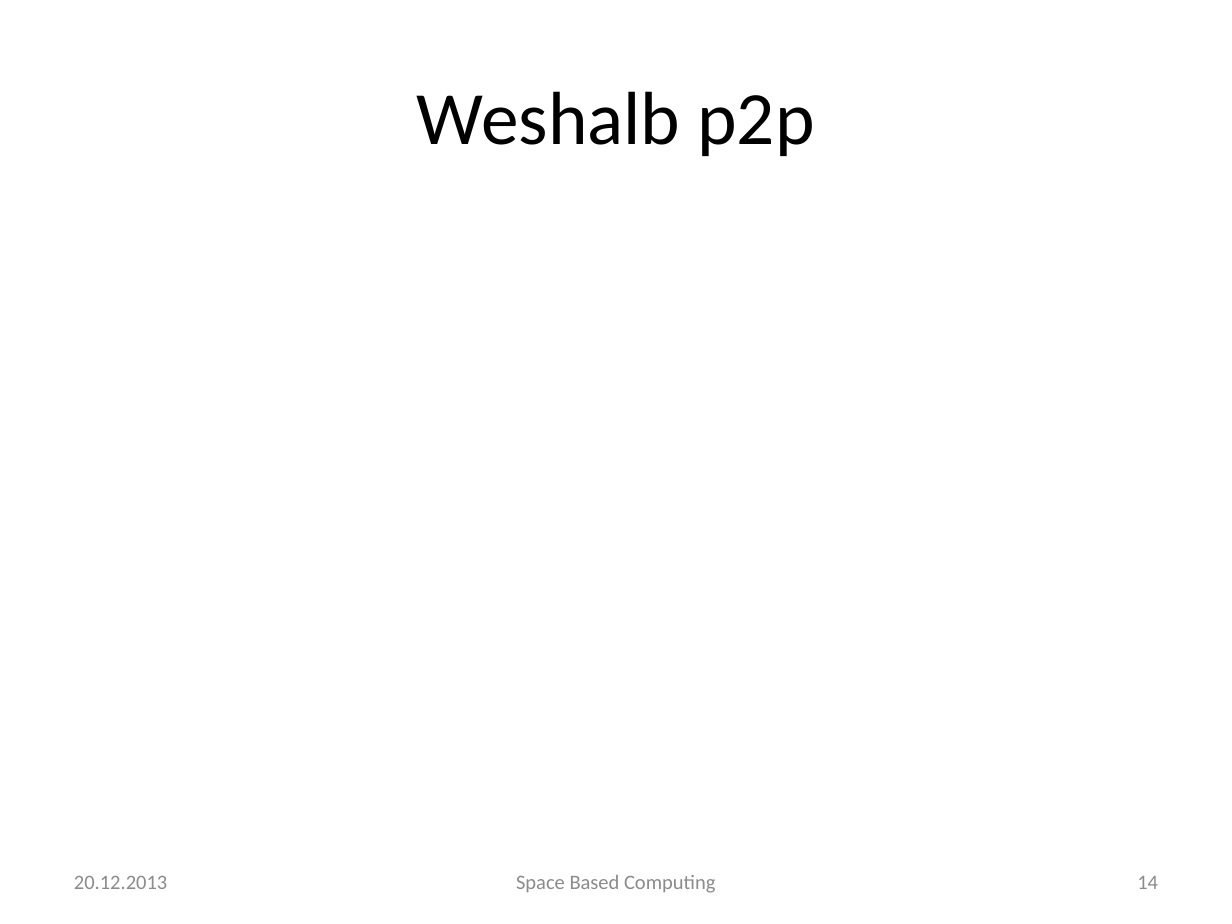
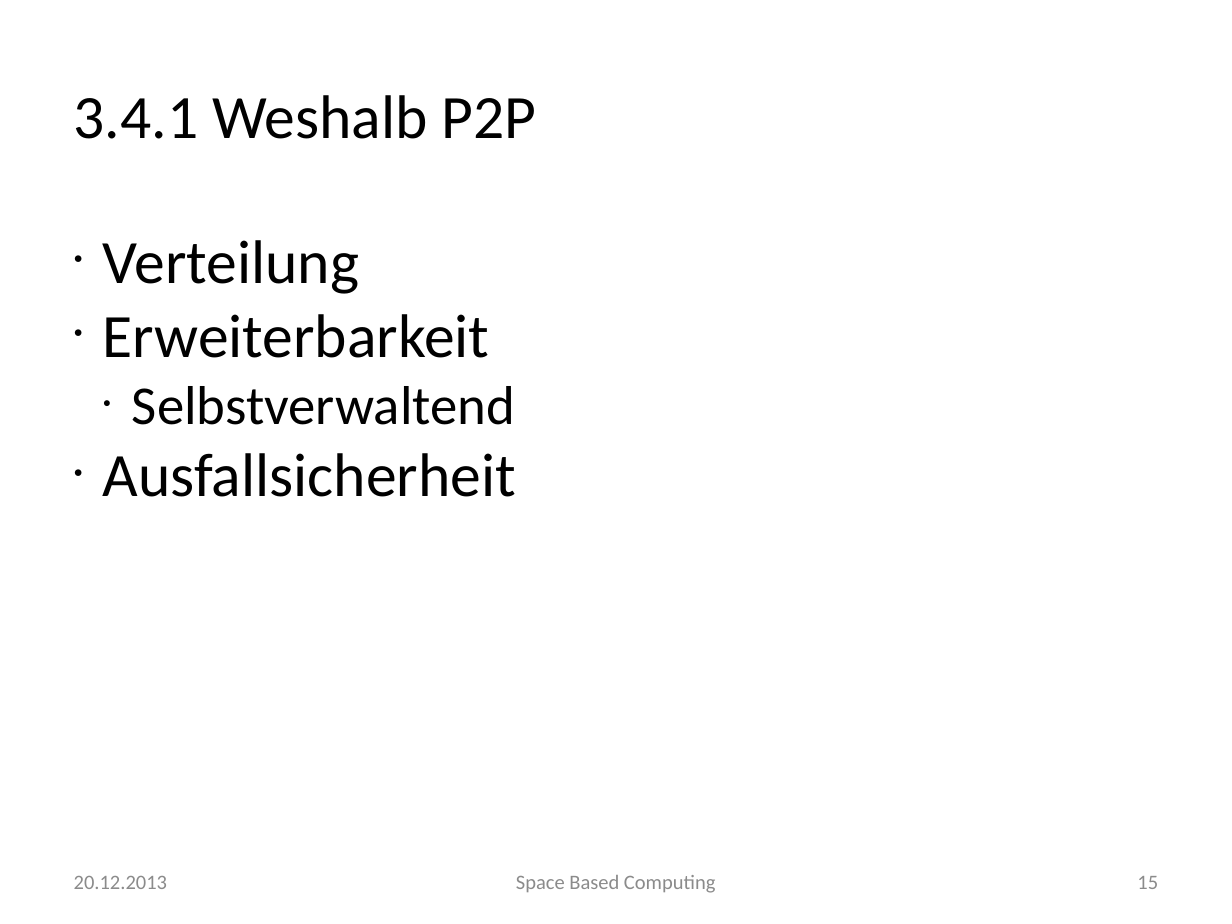
Before and after one commit to traxl/sbcAusarbeitung, a slide deck: slide 15 of Space Based Computing.pptx (slide 14 before the commit). Drawn at 1232x924 pixels with LibreOffice and Linux fonts; fonts in the diff are those of the drawing; background and template pictures are left out. Boxes give left, top, right and bottom in pixels: in the first picture for what was removed or moved away, otherwise in the second. Text is boxed around its words. In the diff, an @@ line names an element or a change of style, - is before the commit and + after.

```diff
--- a/Space Based Computing.pptx
+++ b/Space Based Computing.pptx
@@ text at (74,95,537,139): text changed; size 44 to 36 pt @@
-Weshalb p2p
+3.4.1 Weshalb P2P
@@ text added at (103,240,516,497), 36 pt, text #000000 @@
+● Verteilung
+● Erweiterbarkeit
+  ● Selbstverwaltend
+● Ausfallsicherheit
@@ page number at (1137,876,1158,889): text changed; text colour #8C8C8C to #8B8B8B @@
-14
+15
```
Also in this commit, not shown: 20 other slides changed, 8 slides added, 2 slides removed, 3 other files.
